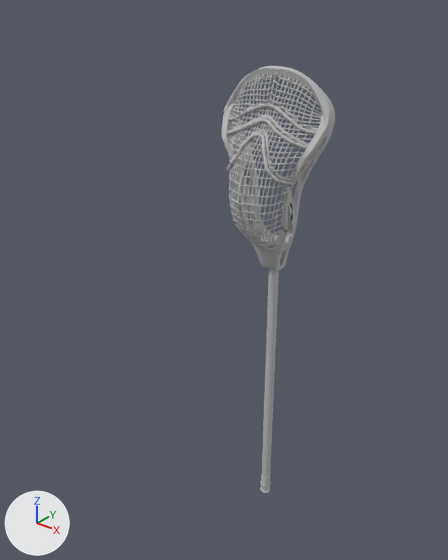
The FBX model Extinguish/Assets/Crosse/Crosse.fbx, before and after one commit.
The view is the same before and after, from a 50 mm camera at (0.882, -1.306, 0.501) aimed at (-0.02, -0.179, -0.198). The lights are fixed; the arrows at lower left show +X, +Y and +Z.

Objects in the first picture: 'Lax_Stick:polySurface1'.
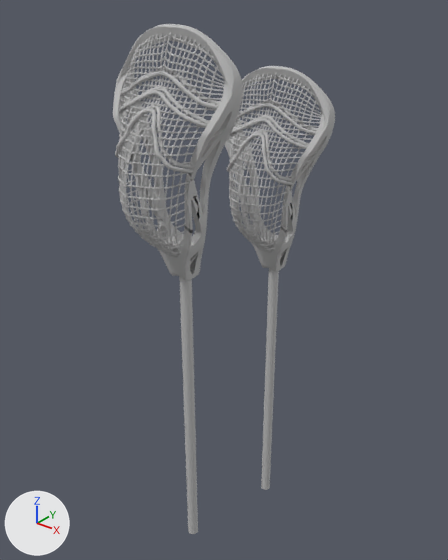
The newer file is also turned or shifted as a whole; pictures and numbers use the older file's frame.

What differs and where, as boxes (x1, y1, x2, y2) in the pictures (448 x 560 px):
```json
{"object": "Lax_Stick:polySurface1.001", "change": "added", "after": [113, 24, 243, 534]}
```

The change, as JSON lines over the scene's bpy script:
```json
{"op": "add", "block": "mat_lambert1_002", "code": ["mat_lambert1_002 = principled_material('lambert1.002')", "mat_lambert1_002.base_color = (0.5, 0.5, 0.5)  # grey #bcbcbc", "mat_lambert1_002.roughness = 0.693"]}
{"op": "add", "block": "me_untitled_002", "code": ["me_untitled_002 = bpy.data.meshes.new('Untitled.002')", "me_untitled_002.from_pydata(...)  # 26192 vertices, 37126 faces; spans x -0.155..0.155, y -0.15..0.044, z -1.042..0.311", "me_untitled_002.materials.append(mat_lambert1_002)  # grey #bcbcbc"]}
{"op": "add", "block": "ob_lax_stick_polysurface1_001", "code": ["ob_lax_stick_polysurface1_001 = bpy.data.objects.new('Lax_Stick:polySurface1.001', me_untitled_002)", "ob_lax_stick_polysurface1_001.location = (0.0, -0.366, 0.112)"]}
```
